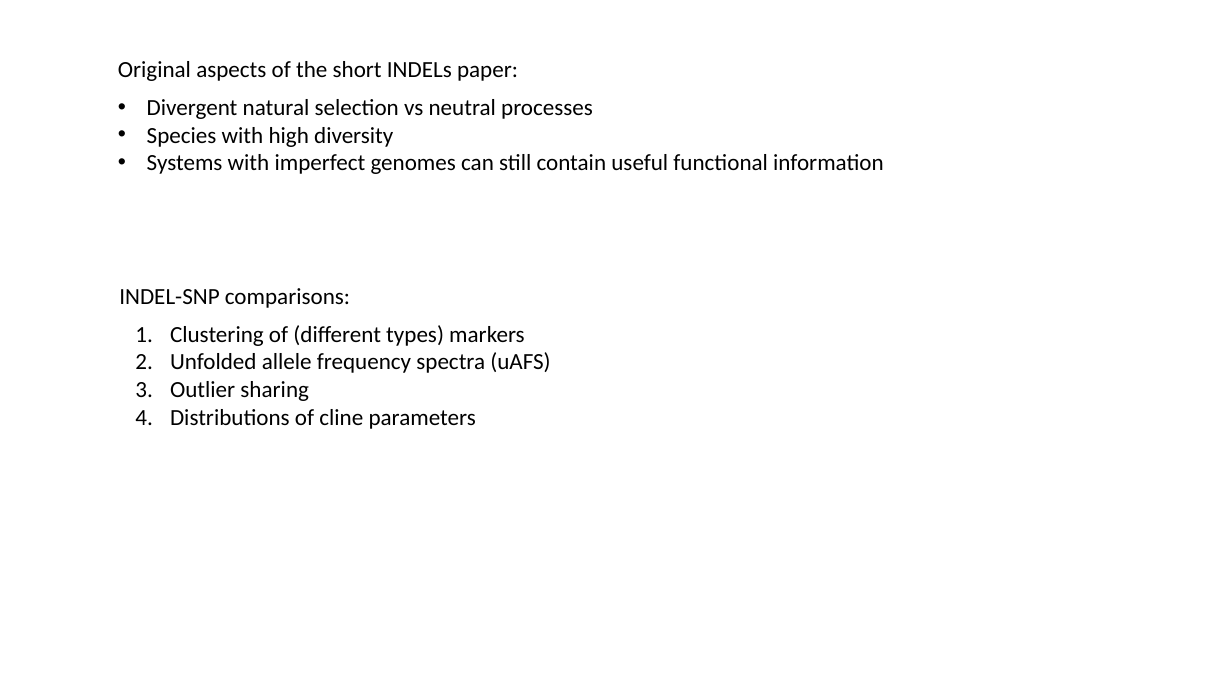
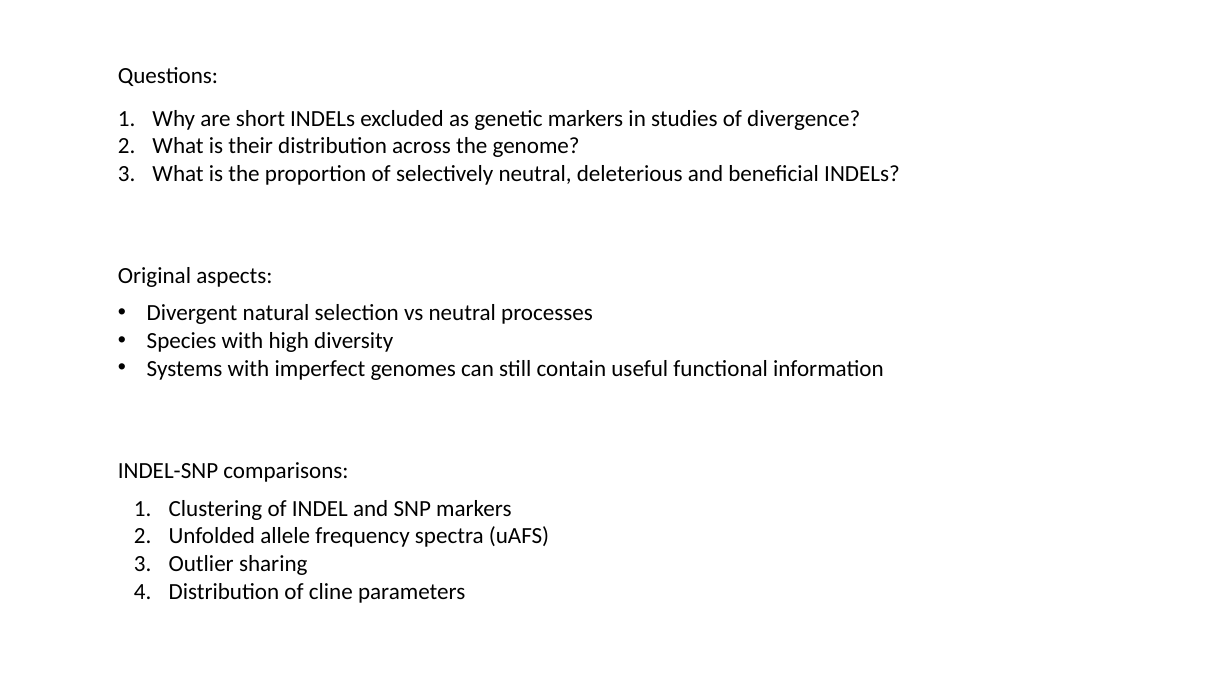
Before and after one commit to sam0per/Littorina_saxatilis_short_variants, a slide deck: slide 2 of short_genetic_variants/docs/short_indels_v05.pptx. Drawn at 1232x693 pixels with LibreOffice and Linux fonts; fonts in the diff are those of the drawing. Boxes give left, top, right and bottom in pixels: in the first picture for what was removed or moved away, otherwise in the second. Text is boxed around its words. In the diff, an @@ line names an element or a change of style, - is before the commit and + after.

```diff
--- a/short_genetic_variants/docs/short_indels_v05.pptx
+++ b/short_genetic_variants/docs/short_indels_v05.pptx
@@ text added at (118, 67, 218, 86), 18 pt, text #000000 @@
+Questions:
@@ text added at (152, 110, 900, 185), 18 pt, text #000000 @@
+1. Why are short INDELs excluded as genetic markers in studies of divergence?
+2. What is their distribution across the genome?
+3. What is the proportion of selectively neutral, deleterious and beneficial INDELs?
@@ text at (118, 267, 272, 287): text changed @@
-Original aspects of the short INDELs paper:
+Original aspects:
@@ text "Divergent natural selection vs neutral ...": place and size @@
-text "Divergent natural selection vs neutral ..." at (147, 99, 884, 174)
+text "Divergent natural selection vs neutral ..." at (147, 304, 884, 380)
@@ text "INDEL-SNP comparisons:": place and size @@
-text "INDEL-SNP comparisons:" at (119, 288, 350, 308)
+text "INDEL-SNP comparisons:" at (118, 462, 348, 482)
@@ text "Clustering of INDEL and SNP ...": place and size @@
-text "Clustering of INDEL and SNP ..." at (170, 325, 550, 429)
+text "Clustering of INDEL and SNP ..." at (169, 500, 549, 603)
@@ text at (169, 500, 511, 520): text changed @@
-1. Clustering of (different types) markers
+1. Clustering of INDEL and SNP markers
@@ text at (169, 583, 465, 603): text changed @@
-4. Distributions of cline parameters
+4. Distribution of cline parameters
```
Also in this commit, not shown: 1 other slide changed, 11 slides added, 13 slides removed, 8 other files.
